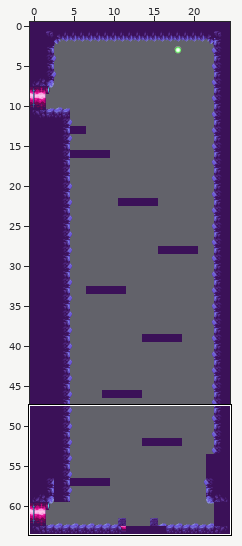
Tiled map, stored at src/maps/map8.tmx. The picture above shows the old version from afar; the outline marks the close-up.
Close-up. Before the commit:
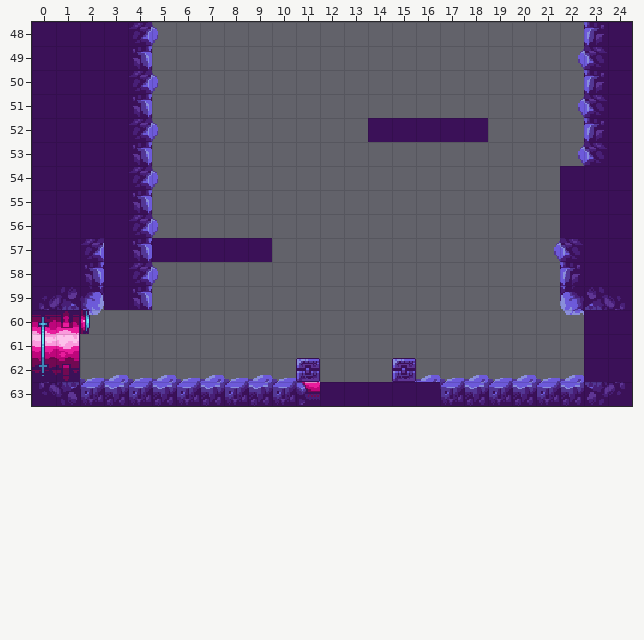
Cells are 16x16 px. Shown: x 0..24, y 48..63. The commit also changed other parts of the map, which this record leaves out.
After the commit:
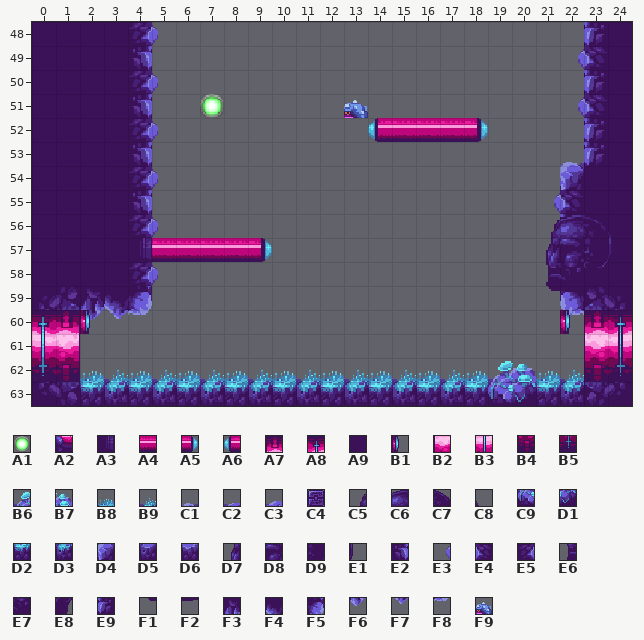
Key: from "tileground": A1 0, A2 66, A3 80, A4 81, A5 82, A6 85, A7 119, A8 120, A9 126, B1 181, B2 183, B3 184, B4 247, B5 248, B6 387, B7 388, B8 390, B9 392, C1 397, C2 398, C3 399, C4 405, C5 431, C6 432, C7 433, C8 434, C9 451, D1 452, D2 454, D3 456, D4 461, D5 462, D6 463, D7 495, D8 496, D9 497, E1 498, E2 510, E3 524, E4 525, E5 528, E6 559, E7 560, E8 561, E9 589, F1 623, F2 624, F3 654, F4 655, F5 656, F6 718, F7 719, F8 720, F9 1726.
__ is an empty cell.
Objects are placed by their top-left corner, in cells (3,4 is the top-left corner of cell 3,4); size is 1x1 cell unless given.
Edits made:
Layer "enemies":
A new object: F9 "crabe1" at 13,51.
Layer "collideGround":
Tile E2 gives way to tile A3 in row 57 at x 4.
Tile A9 gives way to tile A4 in row 52 at x 15 to 17; in row 57 at x 5 to 8.
Tile A9 gives way to tile A5 in row 52 at x 18; in row 57 at x 9.
Tile A9 gives way to tile A6 in row 52 at x 14.
Tile E2 gives way to tile A9 in row 58 at x 2.
Tile E5 gives way to tile A9 in row 57 at x 2.
Tile C2 gives way to tile B6 in row 62 at x 19.
Tile C3 gives way to tile B7 in row 62 at x 20.
Tile C2 gives way to tile B8 in row 62 at x 2, 4, 6, 8, 10 and 21.
Tile C3 gives way to tile B8 in row 62 at x 16 and 18.
The edit adds tile B8 in row 62 at x 12 and 14.
Tile C2 gives way to tile B9 in row 62 at x 17.
Tile C3 gives way to tile B9 in row 62 at x 3, 5, 7, 9 and 22.
Tile C4 gives way to tile B9 in row 62 at x 11 and 15.
The edit adds tile B9 in row 62 at x 13.
Tile E3 gives way to tile C1 in row 53 at x 22.
Tile D5 gives way to tile C9 in row 63 at x 19.
Tile D6 gives way to tile D1 in row 63 at x 20.
Tile A9 gives way to tile D2 in row 63 at x 12, 14 and 16.
Tile D5 gives way to tile D2 in row 63 at x 2, 4, 6, 8, 10 and 21.
Tile D6 gives way to tile D2 in row 63 at x 18.
Tile A2 gives way to tile D3 in row 63 at x 11.
Tile A9 gives way to tile D3 in row 63 at x 13 and 15.
Tile D5 gives way to tile D3 in row 63 at x 17.
Tile D6 gives way to tile D3 in row 63 at x 3, 5, 7, 9 and 22.
Tile A9 gives way to tile D4 in row 54 at x 22.
The edit adds tile E3 in row 55 at x 21.
Tile A9 gives way to tile E4 in row 55 at x 22.
Tile A9 gives way to tile E9 in row 56 at x 22.
Tile E4 gives way to tile E9 in row 53 at x 23.
Tile F5 gives way to tile F3 in row 59 at x 2.
Tile A9 gives way to tile F4 in row 59 at x 3.
Tile E2 gives way to tile F5 in row 59 at x 4.
Tile F8 gives way to tile F6 in row 60 at x 2.
The edit adds tile F7 in row 60 at x 3.
The edit adds tile F8 in row 60 at x 4.
Tile A9 is removed in rows 60 to 62 at x 23 to 24.
Layer "front":
The edit adds tile A7 in row 60 at x 23.
The edit adds tile A8 in row 60 at x 24.
The edit adds tile B2 in row 61 at x 23.
The edit adds tile B3 in row 61 at x 24.
The edit adds tile B4 in row 62 at x 23.
The edit adds tile B5 in row 62 at x 24.
The edit adds tile C5 in row 56 at x 21.
The edit adds tile C6 in row 56 at x 22.
The edit adds tile C7 in row 56 at x 23.
The edit adds tile C8 in row 56 at x 24.
The edit adds tile D7 in row 57 at x 21.
The edit adds tile D8 in row 57 at x 22.
The edit adds tile D9 in row 57 at x 23.
The edit adds tile E1 in row 57 at x 24.
The edit adds tile E6 in row 58 at x 21.
The edit adds tile E7 in row 58 at x 22.
The edit adds tile E8 in row 58 at x 23.
The edit adds tile F1 in row 59 at x 21.
The edit adds tile F2 in row 59 at x 22.
Layer "doors":
A new object: B1 "door2" at 22,60.
Layer "lights":
A new object: A1 "ambient1" at 7,51.
Pixel boxes of the changes (left, top, right, bottom) in both close-ups:
added: (200, 94, 224, 118)
changed: (344, 100, 488, 142)
changed: (80, 142, 632, 406)
